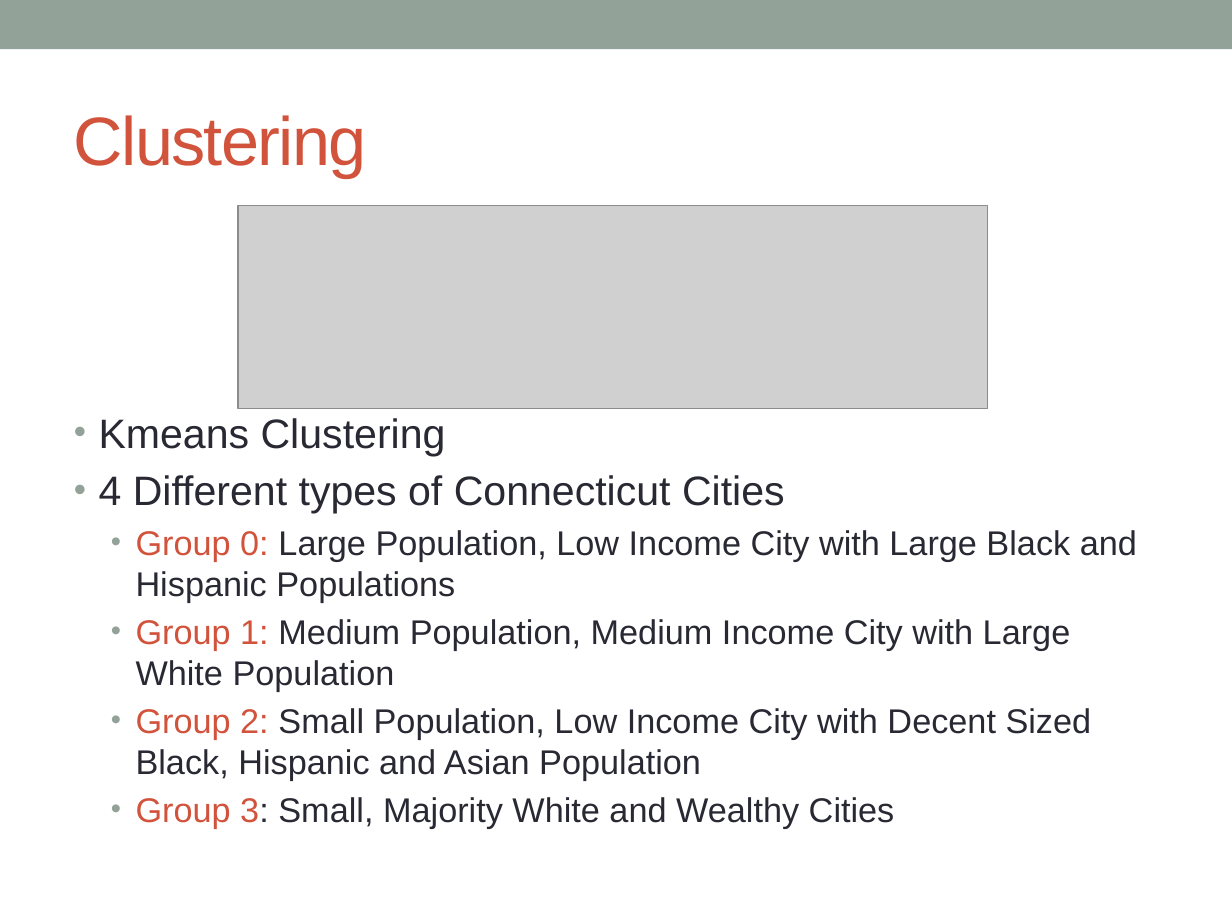
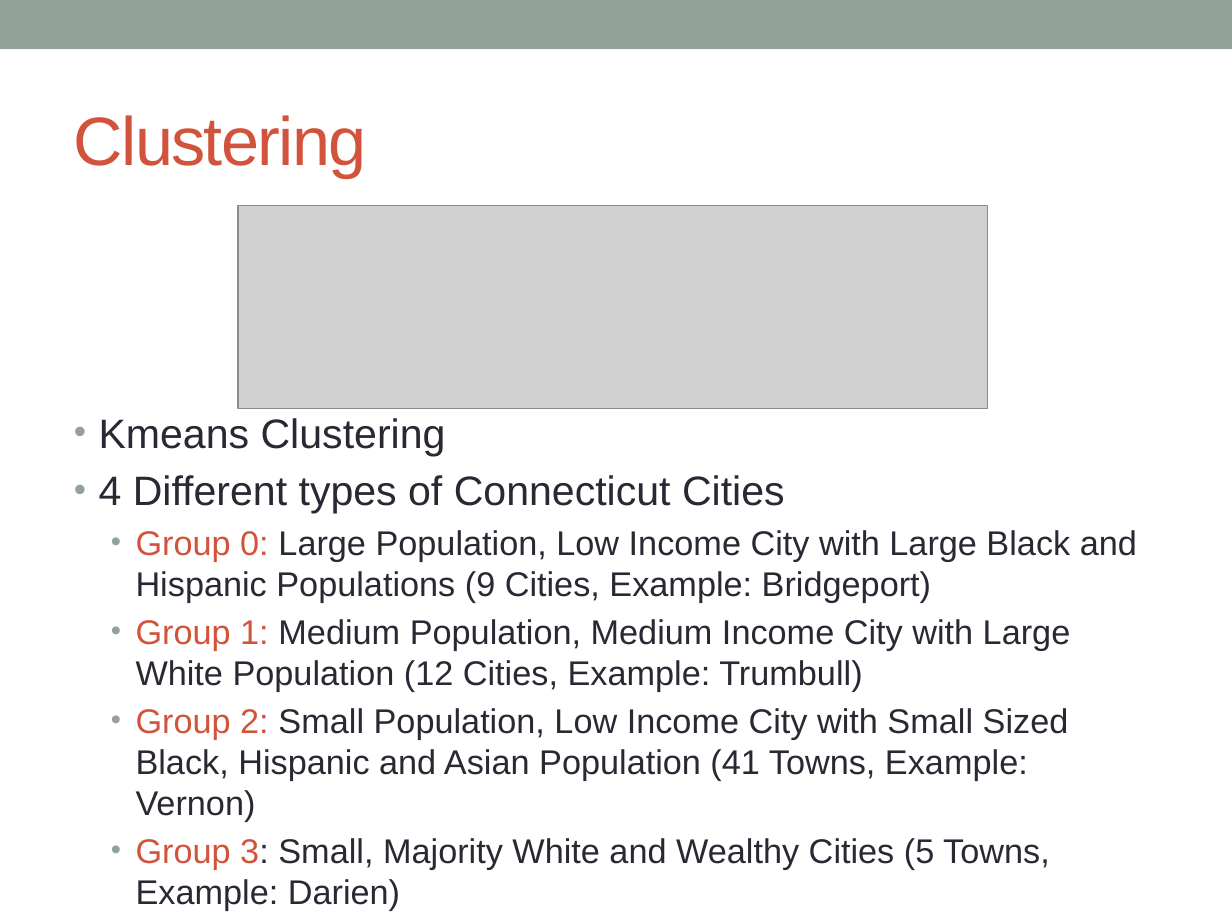
Before and after one commit to aaharrison/GeneralAssembly, a slide deck: slide 10 of Capstone/Connecticut Traffic Stop Final.pptx. Drawn at 1232x924 pixels with LibreOffice and Linux fonts; fonts in the diff are those of the drawing; grey boxes stand for pictures. Boxes give left, top, right and bottom in pixels: in the first picture for what was removed or moved away, otherwise in the second. Text is boxed around its words. In the diff, an @@ line names an element or a change of style, - is before the commit and + after.

```diff
--- a/Capstone/Connecticut Traffic Stop Final.pptx
+++ b/Capstone/Connecticut Traffic Stop Final.pptx
@@ text at <box>136,530,1137,869</box>: text changed @@
-  • Group 0: Large Population, Low Income City with Large Black and Hispanic Populations
-  • Group 1: Medium Population, Medium Income City with Large White Population
-  • Group 2: Small Population, Low Income City with Decent Sized Black, Hispanic and Asian Population
-  • Group 3: Small, Majority White and Wealthy Cities
+  • Group 0: Large Population, Low Income City with Large Black and Hispanic Populations (9 Cities, Example: Bridgeport)
+  • Group 1: Medium Population, Medium Income City with Large White Population (12 Cities, Example: Trumbull)
+  • Group 2: Small Population, Low Income City with Small Sized Black, Hispanic and Asian Population (41 Towns, Example: Vernon)
+  • Group 3: Small, Majority White and Wealthy Cities (5 Towns, Example: Darien)
```
Also in this commit, not shown: 3 other slides changed, 2 slides added, 1 other file.
